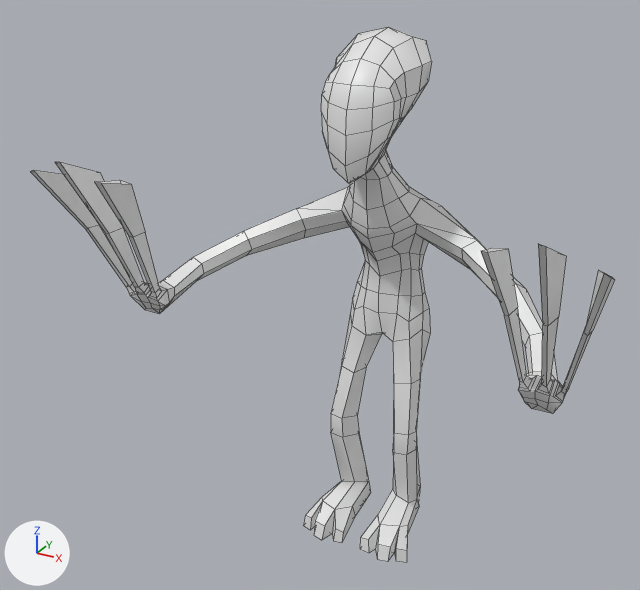
Renders of the Blender file Enemies/Nocts.blend from each side of a commit.
One viewpoint serves both versions: a 50 mm lens placed at (8.36, -17.24, 15.48), pointed at (-0.67, -0.82, 7.27). Every picture has the same lights, and +X, +Y and +Z are marked at lower left. Mesh edges are drawn as thin lines.

Objects in the first picture: 'Alien'.
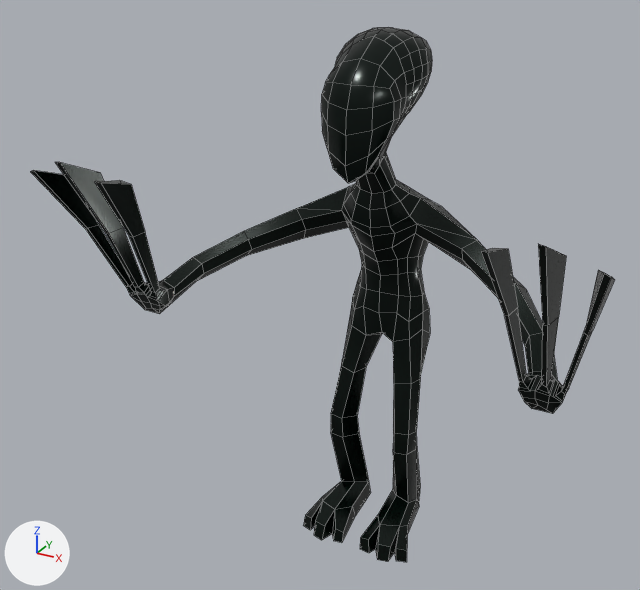
The newer file is also rescaled (x0.2), turned or shifted as a whole; pictures and numbers use the older file's frame.

Pixel boxes (x1, y1, x2, y2) of what changed, in the pictures (640 x 590 px):
'Alien', recoloured, surface changed, reshaped (white to black)
    both: (30, 27, 615, 562)
part 1 of me_alien, built on
    both: (330, 27, 432, 342)

What changed in the scene script:
```text
Change mat_material:
    mat_material.base_color: (0.8, 0.8, 0.8) -> (0.0, 0.0049, 0.0027)  # white #e7e7e7 -> black #000f09
    mat_material.metallic: 0.0 -> 0.556
Change me_alien:
    used by ob_alien; location = (0.0, 0.0, 11.24)
    remove me_alien.from_pydata(...)  # 516 vertices, 524 faces, 2 loose edges; spans x -6.18..6.18, y -4.08..2.4, z -11.29..1.81
    add me_alien.from_pydata(...)  # 596 vertices, 596 faces, 2 loose edges; spans x -6.18..6.18, y -4.08..2.4, z -11.29..1.81
    me_alien part 1
    40 faces are deleted
    7 vertices in x -0.46..0.46, y 0.47..0.88, z -1.2..-1.15 move by (0.0, 0.23, -0.38)
    6 vertices in x -0.85..0.85, y 1.83..2.26, z -4.59..-3.61 move by (0.0, -0.01, 0.0)
    4 vertices in x -0.76..0.76, y 1.88..1.95, z -4.03..-3.62 move by (0.0, -0.03, 0.0)
    4 vertices in x -0.89..0.89, y 1.34..1.58, z -4.55 move by (0.0, -0.02, 0.0)
    3 vertices in x -0.56..0.56, y 0.51..0.96, z -5.0..-2.67 move by (0.0, 0.01, 0.0)
    3 vertices in x -0.5..0.5, y 0.37..1.48, z -2.49..-1.8 move by (0.0, 0.02, 0.0)
    60 vertices move from x -0.81..0.81, y -0.42..2.24, z -5.88..-0.69 to x -0.81..0.81, y -0.41..2.27, z -5.88..-0.74
    80 vertices are added at x -1.08..1.08, y 0.09..1.77, z 0.08..1.8
    112 new faces join them
```
